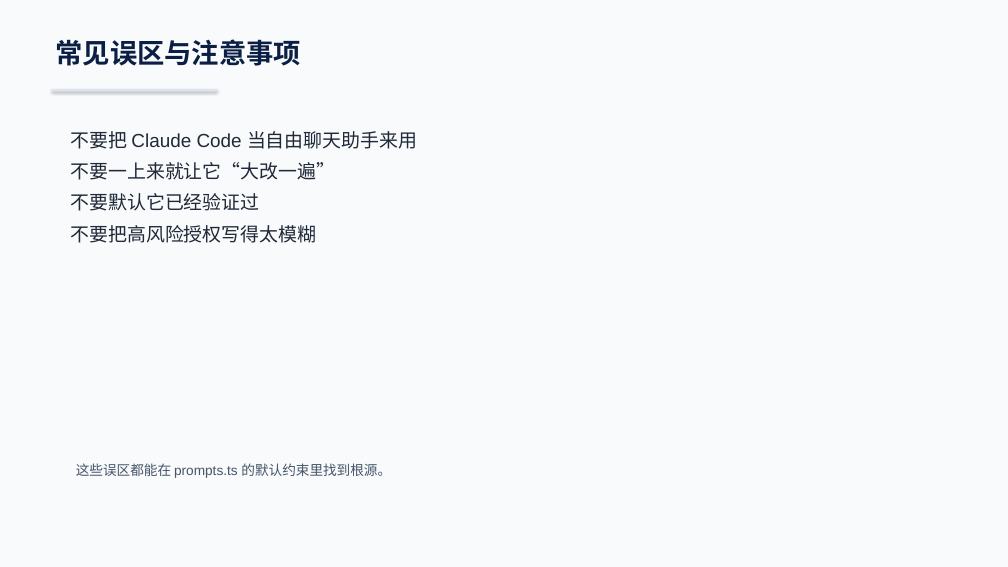
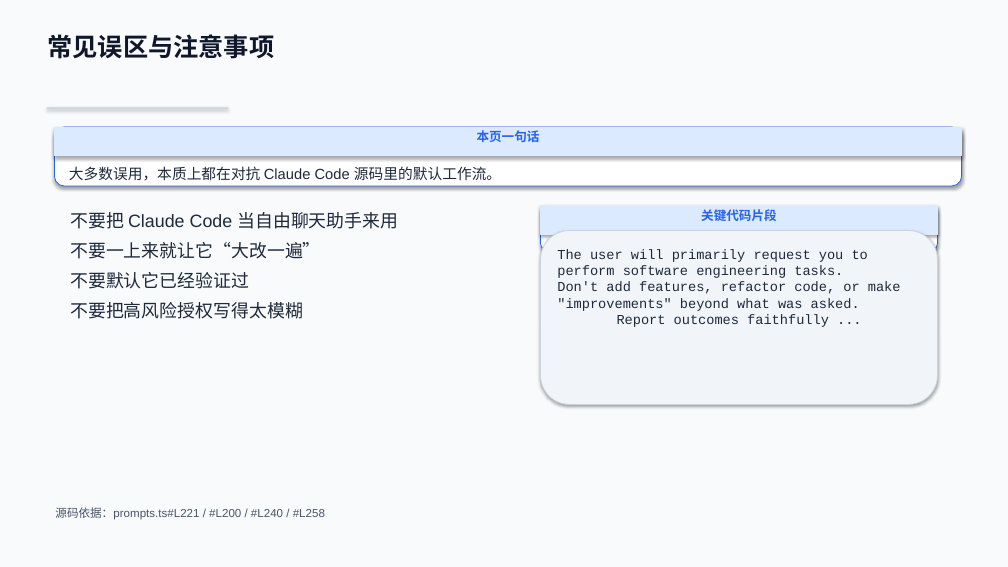
Before and after one commit to boboliu-1010/ccode, a slide deck: slide 13 of docs/zh/09-Claude Code 使用技巧与注意事项-WPS兼容版.pptx (slide 12 before the commit). Drawn at 1008x567 pixels with LibreOffice and Linux fonts; fonts in the diff are those of the drawing. Boxes give left, top, right and bottom in pixels: in the first picture for what was removed or moved away, otherwise in the second. Text is boxed around its words. In the diff, an @@ line names an element or a change of style, - is before the commit and + after.

```diff
--- a/docs/zh/09-Claude Code 使用技巧与注意事项-WPS兼容版.pptx
+++ b/docs/zh/09-Claude Code 使用技巧与注意事项-WPS兼容版.pptx
@@ text "常见误区与注意事项" at [47, 34, 274, 59]: size 26 to 24 pt, text colour #0B1F44 to #0F172A @@
@@ rectangle: place and size @@
-rectangle at [51, 89, 218, 91]
+rectangle at [47, 107, 228, 109]
@@ rectangle at [47, 107, 228, 109]: fill #DBE4F0 to #CBD5E1 @@
@@ rounded rectangle added at [54, 127, 962, 186], fill #FFFFFF, outline #2563EB 0.75 pt @@
@@ rectangle added at [54, 127, 962, 156], fill #DBEAFE, outline #DBEAFE 0.75 pt, 12 pt, text #2563EB, bold @@
+本页一句话
@@ text added at [69, 166, 501, 181], 14 pt, text #1E293B @@
+大多数误用，本质上都在对抗 Claude Code 源码里的默认工作流。
@@ text "不要把 Claude Code 当自由聊天助手来用": place and size @@
-text "不要把 Claude Code 当自由聊天助手来用" at [71, 131, 417, 243]
+text "不要把 Claude Code 当自由聊天助手来用" at [70, 212, 398, 319]
@@ text "不要把 Claude Code 当自由聊天助手来用" at [70, 212, 398, 319]: size 18 to 17 pt, text colour #1F2937 to #1E293B @@
@@ rounded rectangle added at [541, 206, 938, 251], fill #FFFFFF, outline #2563EB 0.75 pt @@
@@ rectangle added at [541, 206, 938, 234], fill #DBEAFE, outline #DBEAFE 0.75 pt, 12 pt, text #2563EB, bold @@
+关键代码片段
@@ rounded rectangle added at [541, 231, 938, 405], fill #F1F5F9, outline #CBD5E1 0.75 pt, 13 pt, text #1E293B @@
+The user will primarily request you to perform software engineering tasks.
+Don't add features, refactor code, or make "improvements" beyond what was asked.
+Report outcomes faithfully ...
@@ text removed at [76, 463, 391, 478] @@
-这些误区都能在 prompts.ts 的默认约束里找到根源。
@@ text added at [55, 507, 325, 520], 11 pt, text #475569 @@
+源码依据：prompts.ts#L221 / #L200 / #L240 / #L258
```
Also in this commit, not shown: 6 other slides changed, 7 slides added, 6 slides removed, 1 other file.
